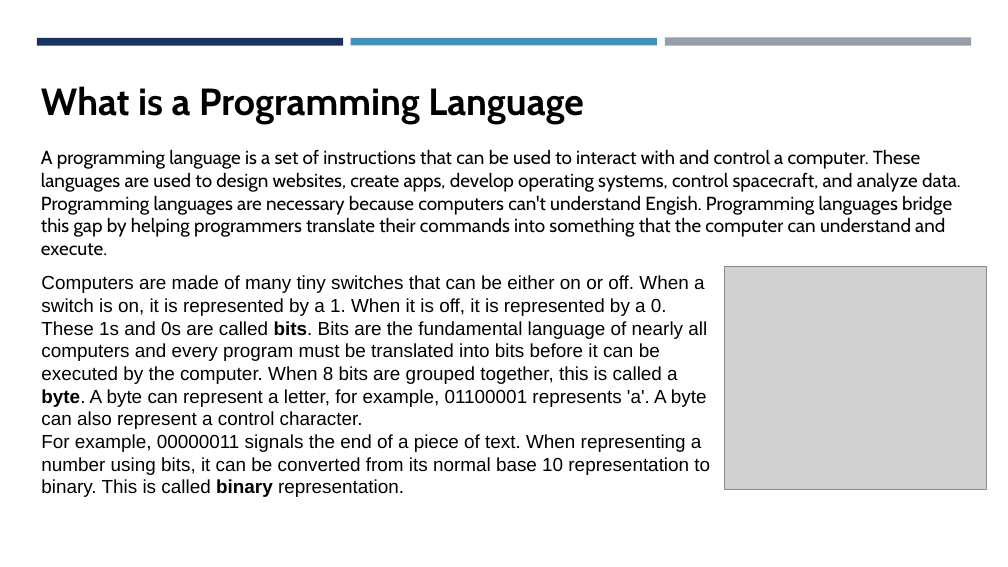
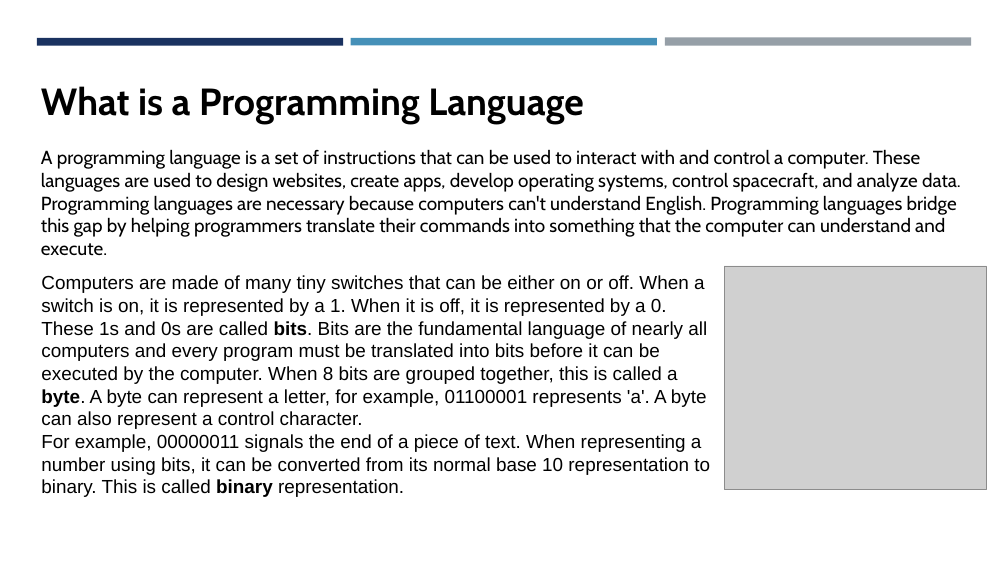
Before and after one commit to amantiwari8861/C_Batch_11_to_12, a slide deck: slide 2 of 01-Introduction_to_C/Notes/C Programming.pptx. Drawn at 1008x567 pixels with LibreOffice and Linux fonts; fonts in the diff are those of the drawing; grey boxes stand for pictures. Boxes give left, top, right and bottom in pixels: in the first picture for what was removed or moved away, otherwise in the second. Text is boxed around its words. In the diff, an @@ line names an element or a change of style, - is before the commit and + after.

```diff
--- a/01-Introduction_to_C/Notes/C Programming.pptx
+++ b/01-Introduction_to_C/Notes/C Programming.pptx
@@ text at [41,149,961,237]: text changed @@
-A programming language is a set of instructions that can be used to interact with and control a computer. These languages are used to design websites, create apps, develop operating systems, control spacecraft, and analyze data. Programming languages are necessary because computers can't understand Engish. Programming languages bridge this gap by helping programmers translate their commands into something that the computer can understand and execute.
+A programming language is a set of instructions that can be used to interact with and control a computer. These languages are used to design websites, create apps, develop operating systems, control spacecraft, and analyze data. Programming languages are necessary because computers can't understand English. Programming languages bridge this gap by helping programmers translate their commands into something that the computer can understand and execute.
```
Also in this commit, not shown: 2 other slides changed, 7 other files.
